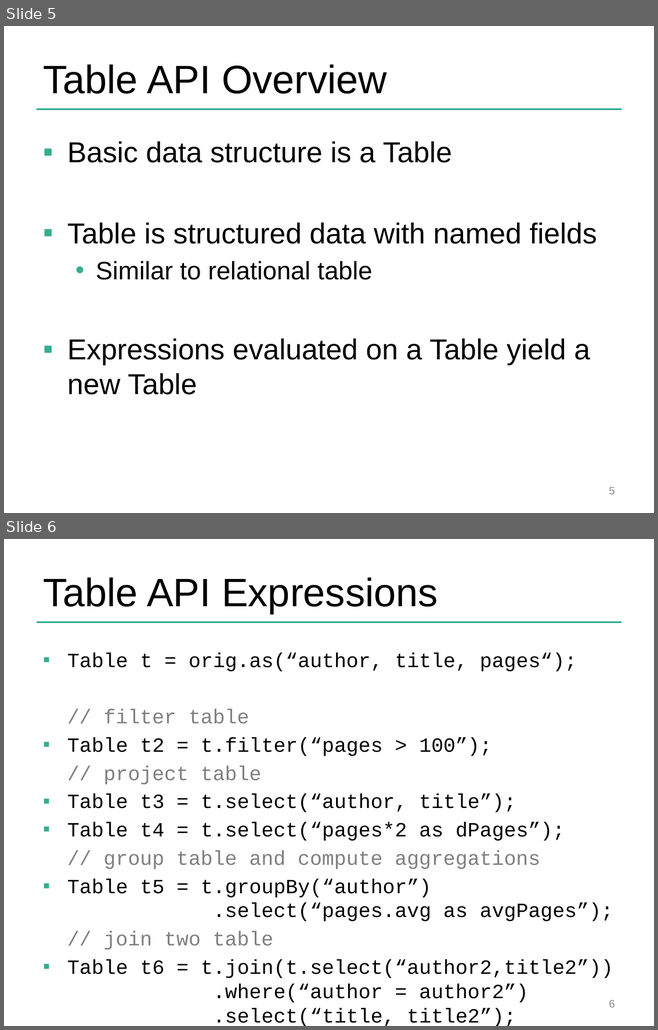
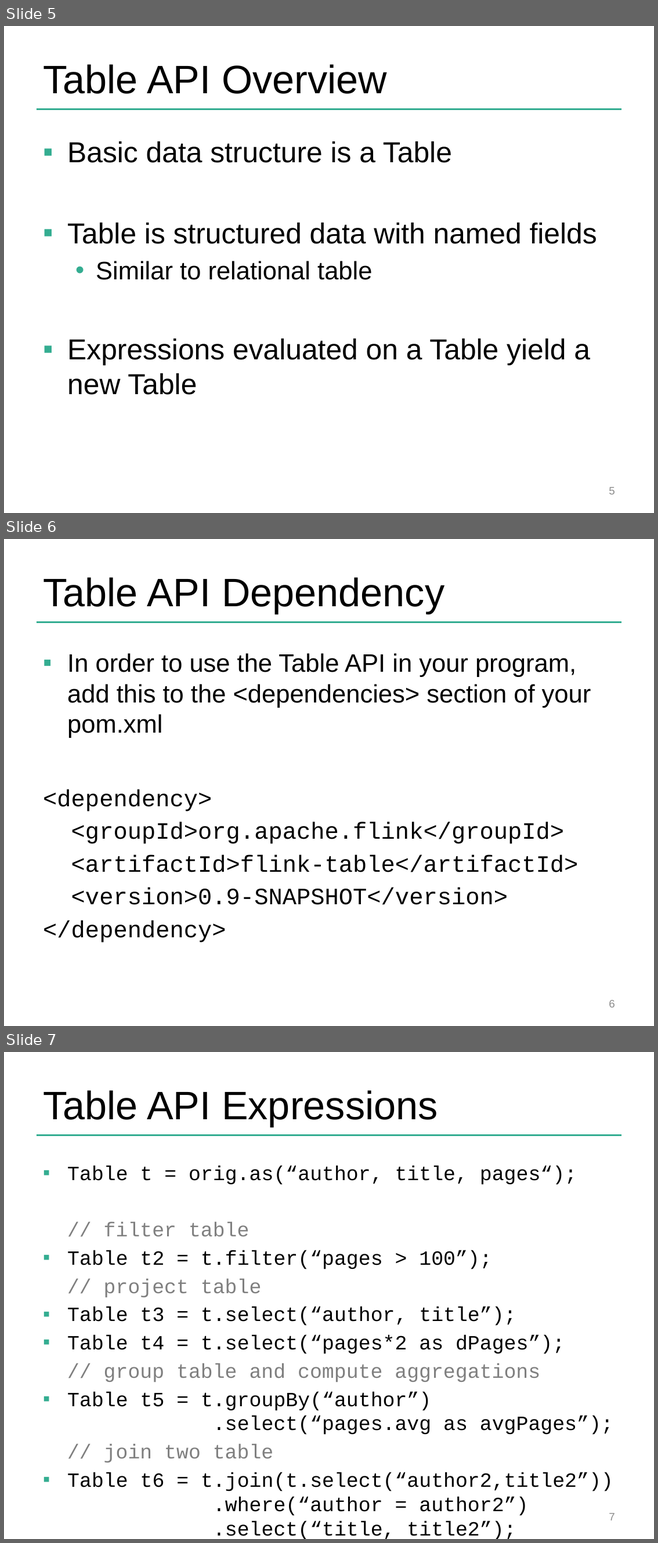
Before and after one commit to dataArtisans/flink-training-web, a slide deck: slides/flink_table.pptx. Shown one above the other, each under a label of ours: slides 5 and 6 before the commit, slides 5, 6 and 7 after it. The pictures are 658x1030 and 658x1543 pixels, drawn with LibreOffice and Linux fonts; fonts in the diff are those of the drawing; background and template pictures are left out. Boxes give left, top, right and bottom in pixels: in the first picture for what was removed or moved away, otherwise in the second. Text is boxed around its words. In the diff, an @@ line names an element or a change of style, - is before the commit and + after.

Commit message:
Added instructions to build Maven project prior to IDE import. Added dependency for Table API

```diff
--- a/slides/flink_table.pptx
+++ b/slides/flink_table.pptx
@@ slide 6 added at [4, 539, 654, 1026], background #FFFFFF; not listed: 1 template element that a slide beside it also shows @@
@@ title added at [43, 577, 444, 613], 44 pt, text #000000 @@
+Table API Dependency
@@ text added at [43, 653, 591, 943], 26 pt, text #000000 @@
+▪ In order to use the Table API in your program, add this to the <dependencies> section of your pom.xml
+<dependency>
+<groupId>org.apache.flink</groupId>
+<artifactId>flink-table</artifactId>
+<version>0.9-SNAPSHOT</version>
+</dependency>
@@ page number added at [608, 1000, 614, 1008], 12 pt, text #8C8C8C @@
+6
@@ what was slide 6 is now slide 7 @@
@@ page number at [608, 1513, 614, 1521]: text changed @@
-6
+7
```
Also in this commit, not shown: 3 slides changed, 2 other files.
